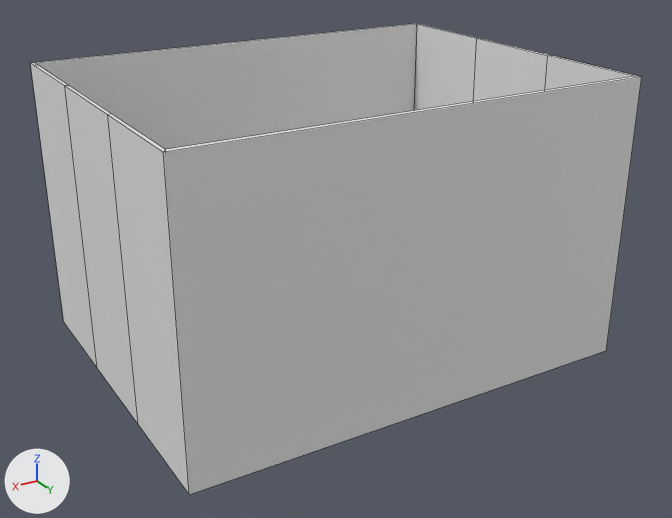
The FBX model Assets/Placeholders/PH_LivingRoom.fbx: old version first, new version second.
One viewpoint serves both versions: a camera (50 mm lens) standing at (3.92, 6.69, 4.11) and looking at (0.01, 0.19, 0.86). Lighting does not change. The marker at lower left points along +X, +Y and +Z. Mesh edges are drawn as thin lines. Where no turn or scale is listed for an object, it has been applied to the vertices. Vertices at the same position are counted once.

Objects in the first picture: 'PH_LivingWalls'.
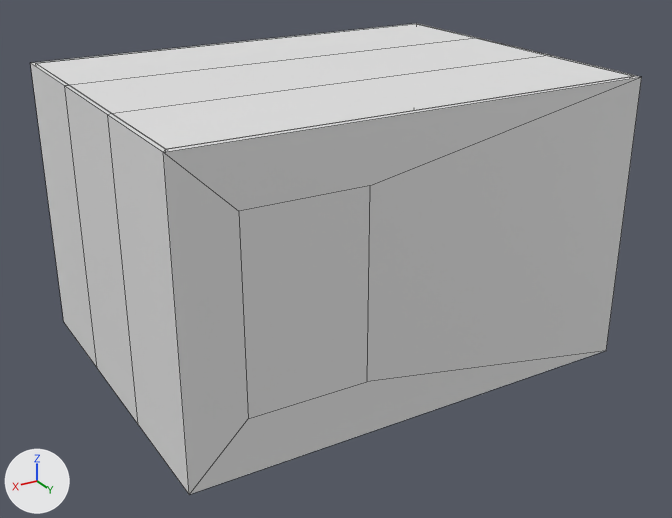
The newer file is also turned or shifted as a whole; pictures and numbers use the older file's frame.

Pixel boxes [x1, y1, x2, y2] of what changed, in the pictures (672 x 518 px):
'PH_LivingRoof', added: after [36, 24, 632, 149]
part 1 of me_plane_014, built on: [163, 77, 642, 495] in both

Diff of the bpy script that builds the scene:
```diff
--- a/Assets/Placeholders/PH_LivingRoom.fbx.py
+++ b/Assets/Placeholders/PH_LivingRoom.fbx.py
@@ mat_m_windows @@
+mat_m_windows = principled_material('M_Windows')
+mat_m_windows.base_color = (0.8, 0.8, 0.8)  # white #e7e7e7
@@ me_plane_014 @@
 # used by ob_ph_livingwalls; location = (0.0, 0.0, 0.0)
-me_plane_014.from_pydata(...)  # 32 vertices, 24 faces; spans x -2.03..2.03, y -1.55..1.55, z 0.0..2.5
+me_plane_014.from_pydata(...)  # 40 vertices, 32 faces; spans x -2.03..2.03, y -1.55..1.55, z 0.0..2.5
+# me_plane_014 part 1
+# 2 faces are deleted
+# 8 vertices are added at x 0.56..1.56, y 1.5..1.55, z 0.47..2.16
+# 2 new faces join them, mat_m_windows (white #e7e7e7)
+# 8 new faces join them, mat_m_livingroom (white #e7e7e7)
 me_plane_014.materials.append(mat_m_livingroom)
+me_plane_014.materials.append(mat_m_windows)  # white #e7e7e7
@@ me_plane_004 @@
+me_plane_004.from_pydata([(2.0, -1.5, 2.5), (-2.0, -1.5, 2.5), (2.0, 0.5, 2.5), (-2.0, 0.5, 2.5), (2.0, 1.5, 2.5), (-2.0, 1.5, 2.5), (-2.0, -0.5, 2.5), (2.0, -0.5, 2.5)], [], [(7, 6, 3, 2), (2, 3, 5, 4), (0, 1, 6, 7)])
+me_plane_004.materials.append(mat_m_livingroom)  # white #e7e7e7
@@ ob_ph_livingroof @@
+ob_ph_livingroof = bpy.data.objects.new('PH_LivingRoof', me_plane_004)
+ob_ph_livingroof.location = (0.0, 0.0, 0.0)
```
